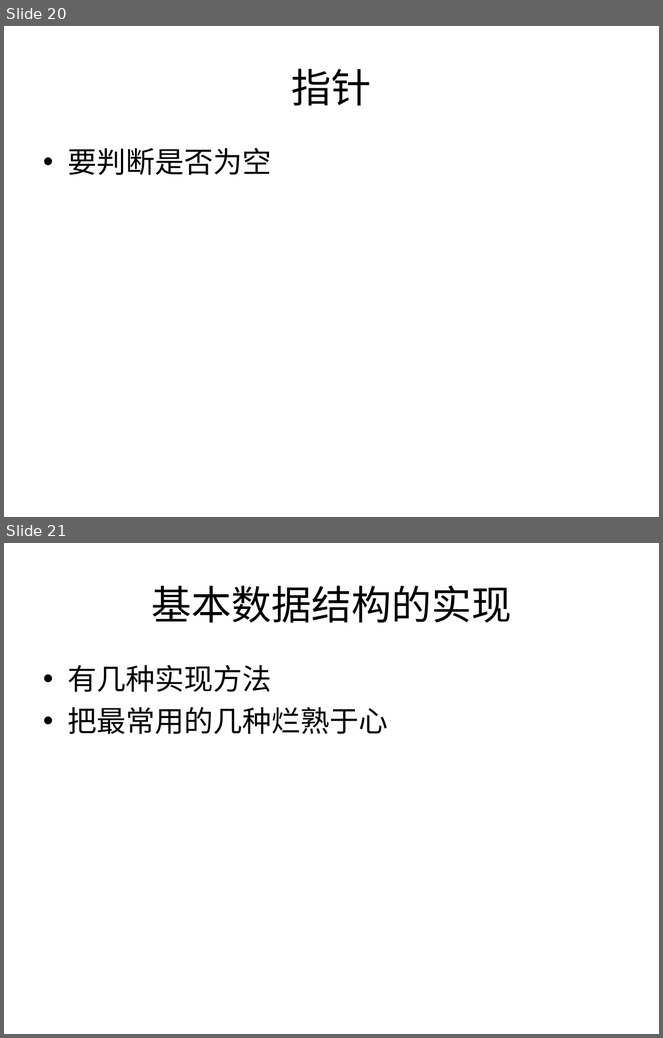
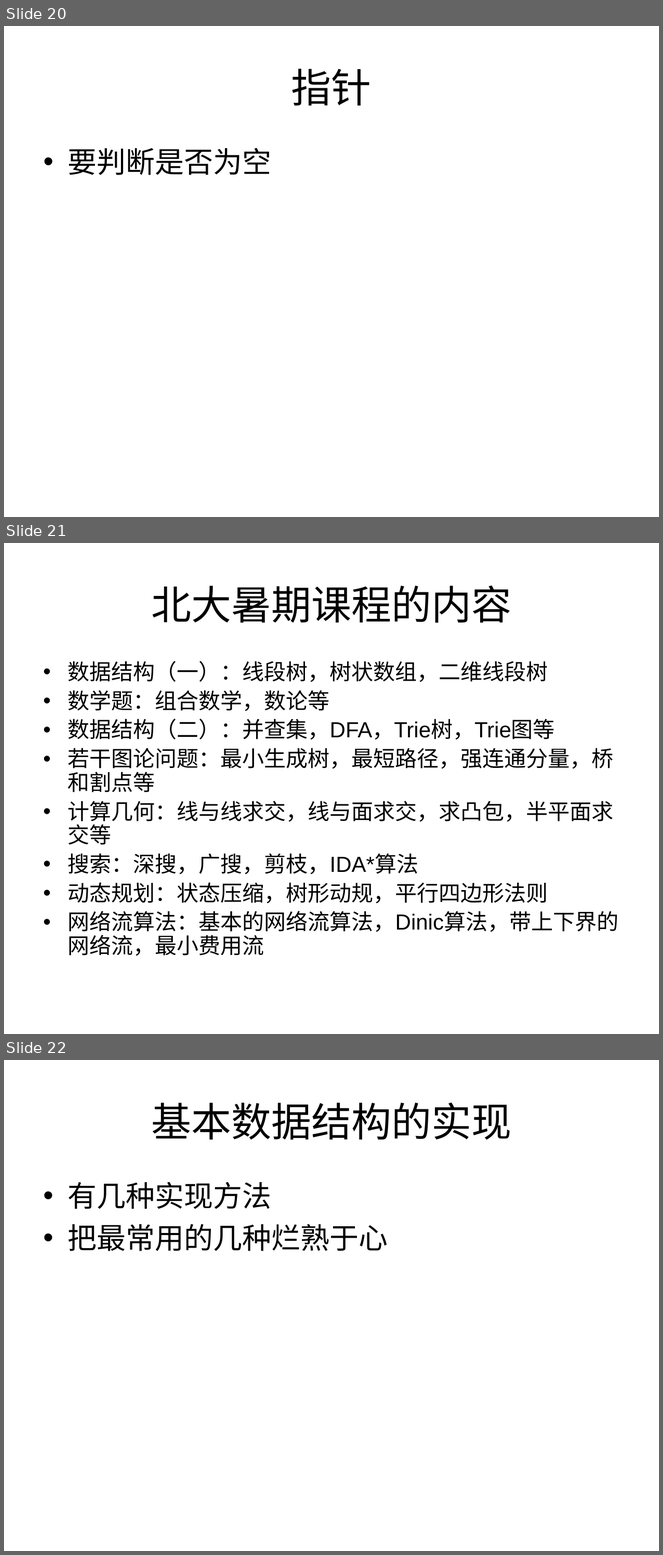
Before and after one commit to houjingbiao/leetcode, a slide deck: solutions/00conclusion.ppt. Shown one above the other, each under a label of ours: slides 20 and 21 before the commit, slides 20, 21 and 22 after it. The pictures are 663x1038 and 663x1555 pixels, drawn with LibreOffice and Linux fonts; fonts in the diff are those of the drawing. Boxes give left, top, right and bottom in pixels: in the first picture for what was removed or moved away, otherwise in the second. Text is boxed around its words. In the diff, an @@ line names an element or a change of style, - is before the commit and + after.

Commit message:
-update conclusions

```diff
--- a/solutions/00conclusion.ppt
+++ b/solutions/00conclusion.ppt
@@ slide 21 added at bbox=[4, 543, 659, 1034], background #FFFFFF @@
@@ title added at bbox=[151, 586, 512, 623], 44 pt, text #000000 @@
+北大暑期课程的内容
@@ text added at bbox=[68, 661, 619, 956], 24 pt, text #000000 @@
+• 数据结构（一）：线段树，树状数组，二维线段树
+• 数学题：组合数学，数论等
+• 数据结构（二）：并查集，DFA，Trie树，Trie图等
+• 若干图论问题：最小生成树，最短路径，强连通分量，桥和割点等
+• 计算几何：线与线求交，线与面求交，求凸包，半平面求交等
+• 搜索：深搜，广搜，剪枝，IDA*算法
+• 动态规划：状态压缩，树形动规，平行四边形法则
+• 网络流算法：基本的网络流算法，Dinic算法，带上下界的网络流，最小费用流
@@ what was slide 21 is now slide 22 @@
```
